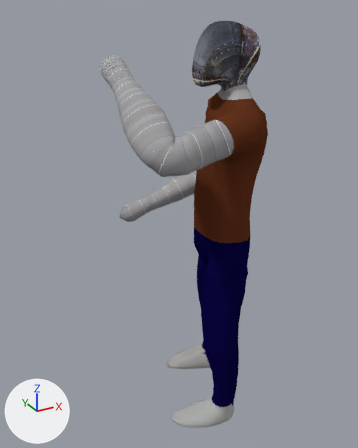
The Blender file 04 - Shots/cz_abstract_scene_2_shot_5.blend as it was, and as the next commit left it.
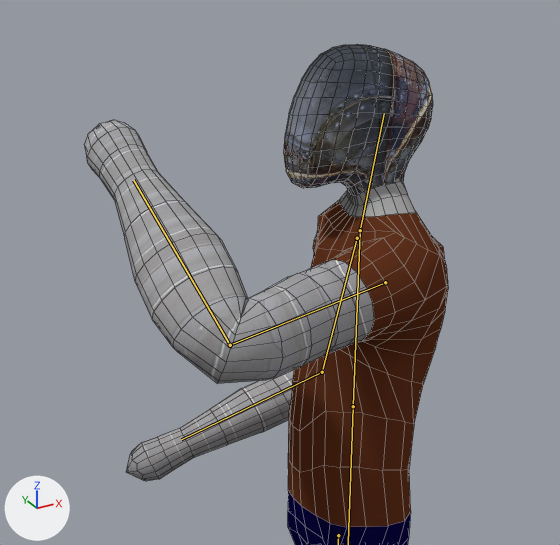
There are two pictures of each version: one whole from a camera (50 mm lens) standing at (-2.592, -4.741, 1.277) and looking at (-2.009, -3.681, 0.746), one close up on the part from 17% to 89% of the width and 0% to 56% of the height. Lighting does not change. The marker at lower left points along +X, +Y and +Z. Both versions are drawn at frame 662 of the action 'PlayerSkeletonAction'; the numbers are the values there. The bones that bend it are drawn over the model as lines in the close-ups. The close-ups show mesh edges as thin lines.

In view in the first close-up: 'Player'.
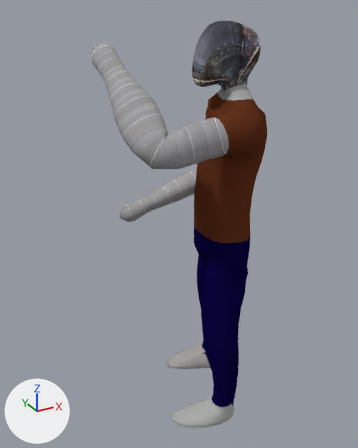
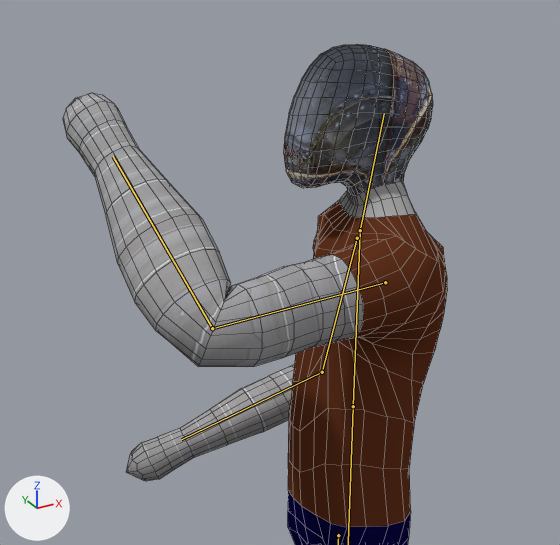
What differs and where, as boxes [x1, y1, x2, y2] in the close-ups (560 x 545 px):
'Player', posed: before [84, 44, 448, 545]; after [63, 44, 447, 545]

The change in detail:
Bone 'HandControl.L' (bone_handcontrol_l) moves from (-2.13, -1.55, 0.68) to (-2.18, -1.64, 0.79).
